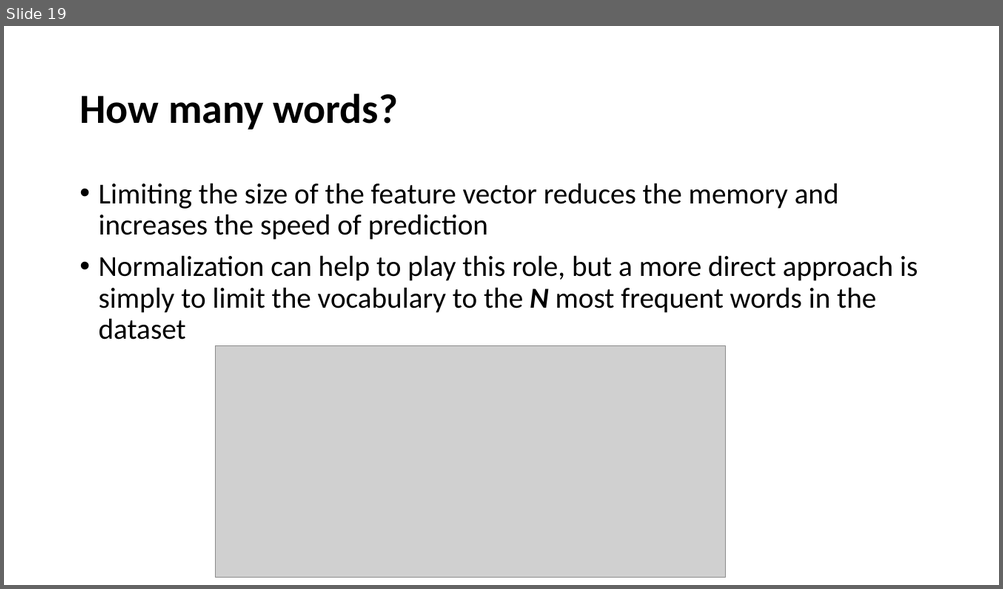
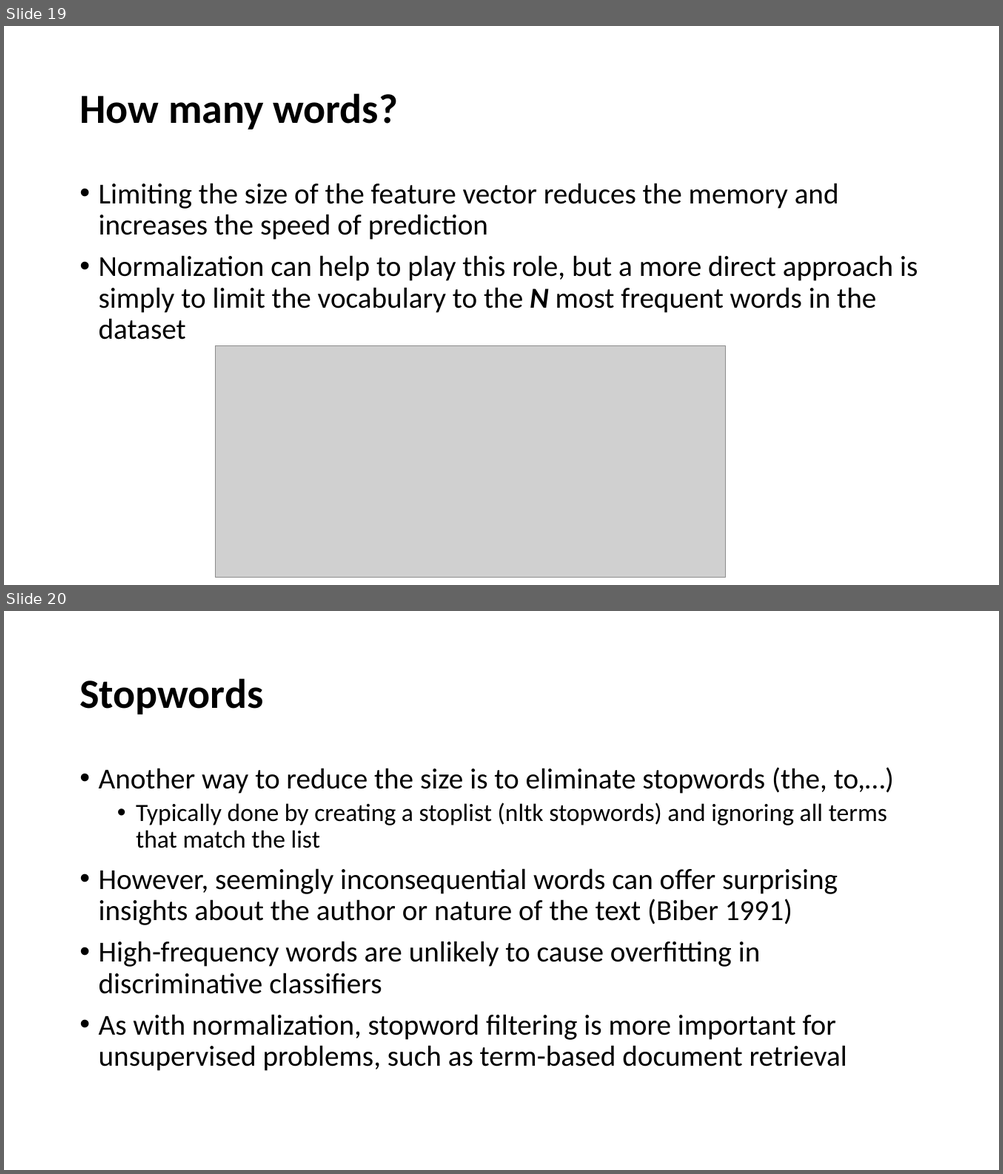
Before and after one commit to YeabinMoonEcon/BUS211, a slide deck: BUS243_NLP/lecture_notes/Lecture2.pptx. Shown one above the other, each under a label of ours: slide 19 before the commit, slides 19 and 20 after it. The pictures are 1003x589 and 1003x1174 pixels, drawn with LibreOffice and Linux fonts; fonts in the diff are those of the drawing; grey boxes stand for pictures. Boxes give left, top, right and bottom in pixels: in the first picture for what was removed or moved away, otherwise in the second. Text is boxed around its words. In the diff, an @@ line names an element or a change of style, - is before the commit and + after.

```diff
--- a/BUS243_NLP/lecture_notes/Lecture2.pptx
+++ b/BUS243_NLP/lecture_notes/Lecture2.pptx
@@ slide 20 added at (4, 611, 999, 1170), background #FFFFFF @@
@@ title added at (79, 678, 263, 715), 40 pt, text #000000, bold @@
+Stopwords
@@ text added at (99, 767, 893, 1071), 28 pt, text #000000 @@
+• Another way to reduce the size is to eliminate stopwords (the, to,…)
+  • Typically done by creating a stoplist (nltk stopwords) and ignoring all terms that match the list
+• However, seemingly inconsequential words can offer surprising insights about the author or nature of the text (Biber 1991)
+• High-frequency words are unlikely to cause overfitting in discriminative classifiers
+• As with normalization, stopword filtering is more important for unsupervised problems, such as term-based document retrieval
```
Also in this commit, not shown: 2 slides changed, 10 other slides added, 2 slides removed, 3 other files.
